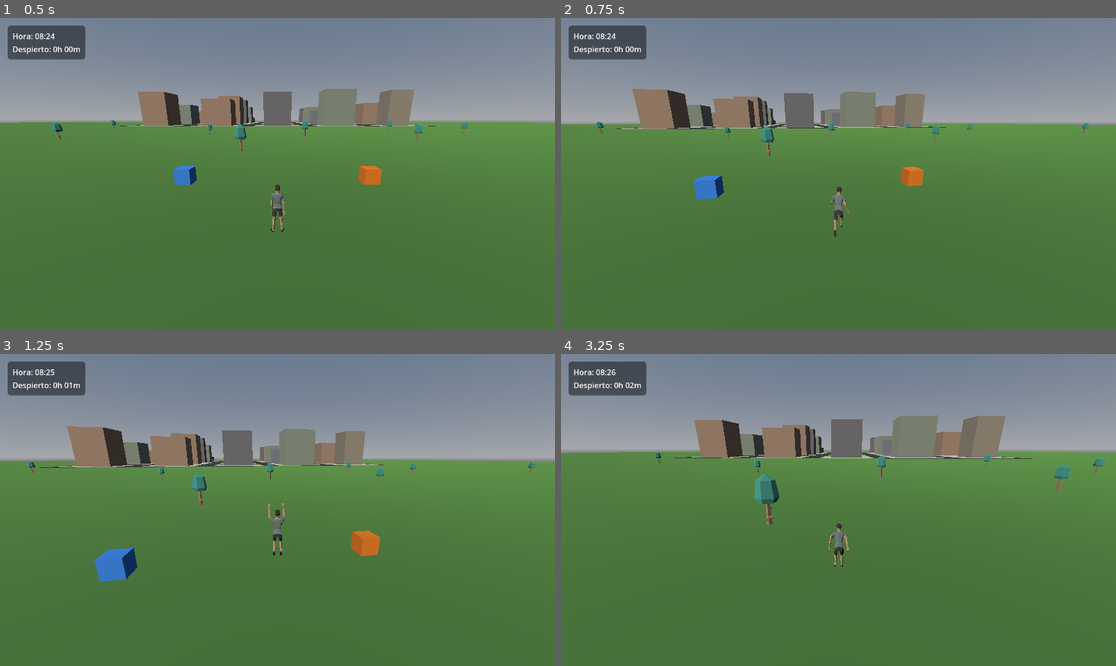
Above: before the commit, frames 1-4 (two rows, left to right).
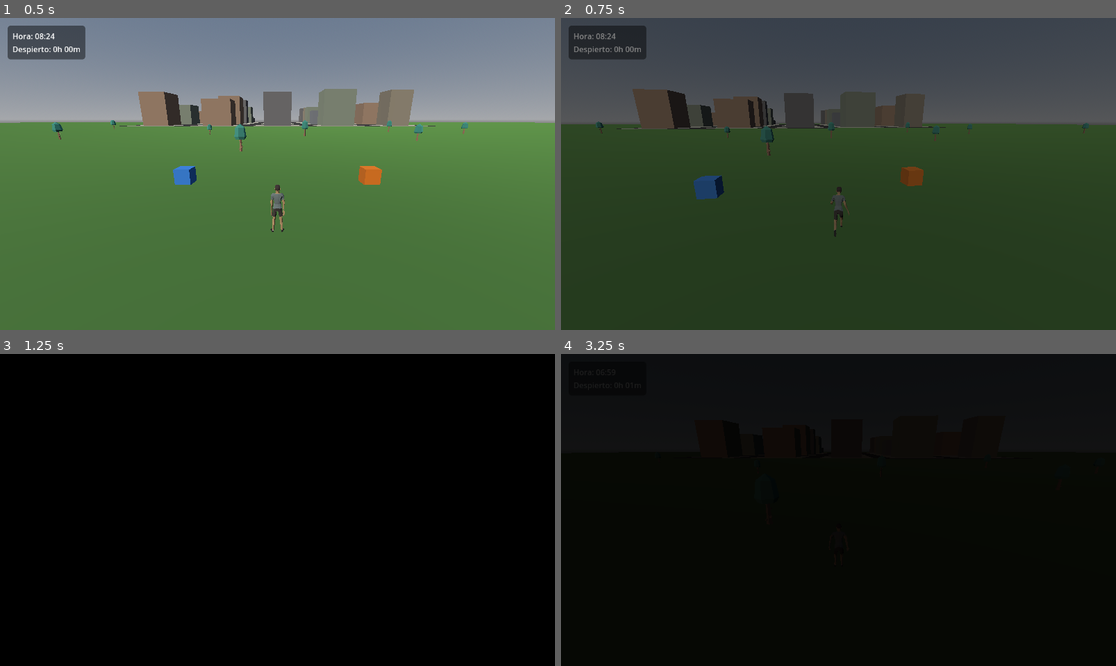
Above: after the commit, the same moments.

Repository: BigBang1010101010/game12
Game: Godot game, scene res://scenes/main.tscn
Two runs of this game, one before a commit and one after it. Both use one fixed random seed, a clock stepped at 60 frames per second and the inputs below.
Inputs (mouse positions are in pixels of both pictures, inside the frame that each line leads up to):
- Up to frame 1 (0.5 s): no input
- Up to frame 2 (0.75 s): tap Enter at 0.5 s; move the mouse to (866, 174) at 0.52 s; hold W (move_forward) from 0.53 s (still down); hold Z (sleep) from 0.53 s (still down); click (866, 174) at 0.67 s
- Up to frame 3 (1.25 s): keep holding W (move_forward); keep holding Z (sleep); tap Space (jump) at 0.77, 0.8, 1.07 s
- Up to frame 4 (3.25 s): keep holding W (move_forward); move the mouse to (810, 510) at 1.27 s; release Z (sleep) at 1.28 s; tap Space (jump) at 1.35, 1.52, 1.82, 2.3, 3.02 s; click (810, 510) at 1.42 s; tap Z (sleep) at 1.55, 2.85 s; move the mouse to (849, 503) at 2.02 s; hold E (interact) 2.03-2.78 s; click (849, 503) at 2.17 s; move the mouse to (832, 516) at 2.77 s; click (832, 516) at 2.92 s

Frame 1 is identical in both runs. In frame 2, 99% of the frame differs, in the area x 0-100%, y 0-100%; in frame 3, 100%; in frame 4, 100%.

Commit message:
Add a sleep action on Z that skips to the next morning
scripts/sleep_controller.gd (autoload SleepController) fades to black,
jumps the day/night clock forward to just after sunrise, resets the awake
counter, and fades back in. Available anywhere for now, as specified - no
bed required; when beds arrive the only change is a check in try_sleep().

Restoring health is routed through PlayerStats (called only if that
method exists) rather than done here, so every health change goes through
one place once the health system lands, and so sleeping works on its own
until then.

The fade uses unscaled process delta and PROCESS_MODE_ALWAYS so it still
runs if something has paused the tree, and try_sleep() refuses to
re-enter while a sleep is already in progress.

Verified in the real scene, sleeping from an evening hour with a large
awake debt:
- clock 19:12 (night) -> 06:58 (not night), i.e. woken in the morning,
  with time_of_day 0.2904 just past the 0.25 sunrise
- 11.75 in-game hours skipped, matching the 19:12 -> 06:58 gap, and
  skipped instantly rather than waited out
- awake counter 16h 23m -> 0h 00m
- day counter advanced 0 -> 1
- the fade reached alpha 1.00 and returned to 0.00 with the overlay
  hidden again, and the sleeping flag cleared
- a second try_sleep() while already sleeping was refused

Diff:
--- a/project.godot
+++ b/project.godot
@@ -68,6 +68,7 @@
 InteractionUI="*res://scripts/interaction_ui.gd"
 InventoryUI="*res://scripts/inventory_ui.gd"
 HUD="*res://scripts/hud.gd"
+SleepController="*res://scripts/sleep_controller.gd"
 
 [rendering]
 
--- /dev/null
+++ b/scripts/sleep_controller.gd
@@ -0,0 +1,88 @@
+extends CanvasLayer
+
+## Autoload handling the "sleep" action (Z): fades to black, jumps the
+## day/night clock forward to the next morning, resets how long the player has
+## been awake, and fades back in.
+##
+## Available anywhere for now - it does not require a bed. When beds are added,
+## the only change needed is a check in try_sleep().
+##
+## Restoring health is deliberately routed through PlayerStats rather than
+## done here, so that whatever else ends up affecting health goes through the
+## same place. If no health system is present this simply does nothing extra,
+## which keeps sleeping working on its own.
+
+## Time of day the player wakes up at, as a fraction of the cycle.
+## DayNightCycle.SUNRISE is 0.25; this is a little after it, so waking lands in
+## early daylight rather than exactly on the horizon.
+const WAKE_TIME := 0.29
+
+const FADE_OUT_SECONDS := 0.45
+const FADE_HOLD_SECONDS := 0.25
+const FADE_IN_SECONDS := 0.45
+
+signal slept(hours_skipped: float)
+
+var fade_rect: ColorRect
+var is_sleeping := false
+
+func _ready() -> void:
+	layer = 30 # above the HUD and the inventory
+	process_mode = Node.PROCESS_MODE_ALWAYS
+	fade_rect = ColorRect.new()
+	fade_rect.set_anchors_preset(Control.PRESET_FULL_RECT)
+	fade_rect.color = Color(0, 0, 0, 0)
+	fade_rect.mouse_filter = Control.MOUSE_FILTER_IGNORE
+	fade_rect.visible = false
+	add_child(fade_rect)
+
+func _unhandled_input(event: InputEvent) -> void:
+	if event.is_action_pressed("sleep"):
+		try_sleep()
+		get_viewport().set_input_as_handled()
+
+## Sleeps if possible. Returns false when already sleeping (later: when not
+## next to a bed).
+func try_sleep() -> bool:
+	if is_sleeping:
+		return false
+	_do_sleep()
+	return true
+
+func _do_sleep() -> void:
+	is_sleeping = true
+
+	fade_rect.visible = true
+	await _fade_to(1.0, FADE_OUT_SECONDS)
+
+	# Skip the clock forward rather than waiting out the hours in real time.
+	var hours_skipped: float = DayNightCycle.skip_to(WAKE_TIME)
+	PlayerStats.reset_awake()
+	# Health is restored through PlayerStats when that system exists, so every
+	# health change goes through one place.
+	if PlayerStats.has_method("restore_full_health"):
+		PlayerStats.restore_full_health()
+
+	await _wait(FADE_HOLD_SECONDS)
+	await _fade_to(0.0, FADE_IN_SECONDS)
+	fade_rect.visible = false
+
+	is_sleeping = false
+	slept.emit(hours_skipped)
+
+func _fade_to(target_alpha: float, duration: float) -> void:
+	var start_alpha: float = fade_rect.color.a
+	var elapsed := 0.0
+	while elapsed < duration:
+		# Unscaled delta: this must still run if something has paused the tree.
+		var delta: float = get_process_delta_time()
+		elapsed += delta
+		fade_rect.color.a = lerpf(start_alpha, target_alpha, clampf(elapsed / duration, 0.0, 1.0))
+		await get_tree().process_frame
+	fade_rect.color.a = target_alpha
+
+func _wait(seconds: float) -> void:
+	var elapsed := 0.0
+	while elapsed < seconds:
+		elapsed += get_process_delta_time()
+		await get_tree().process_frame
